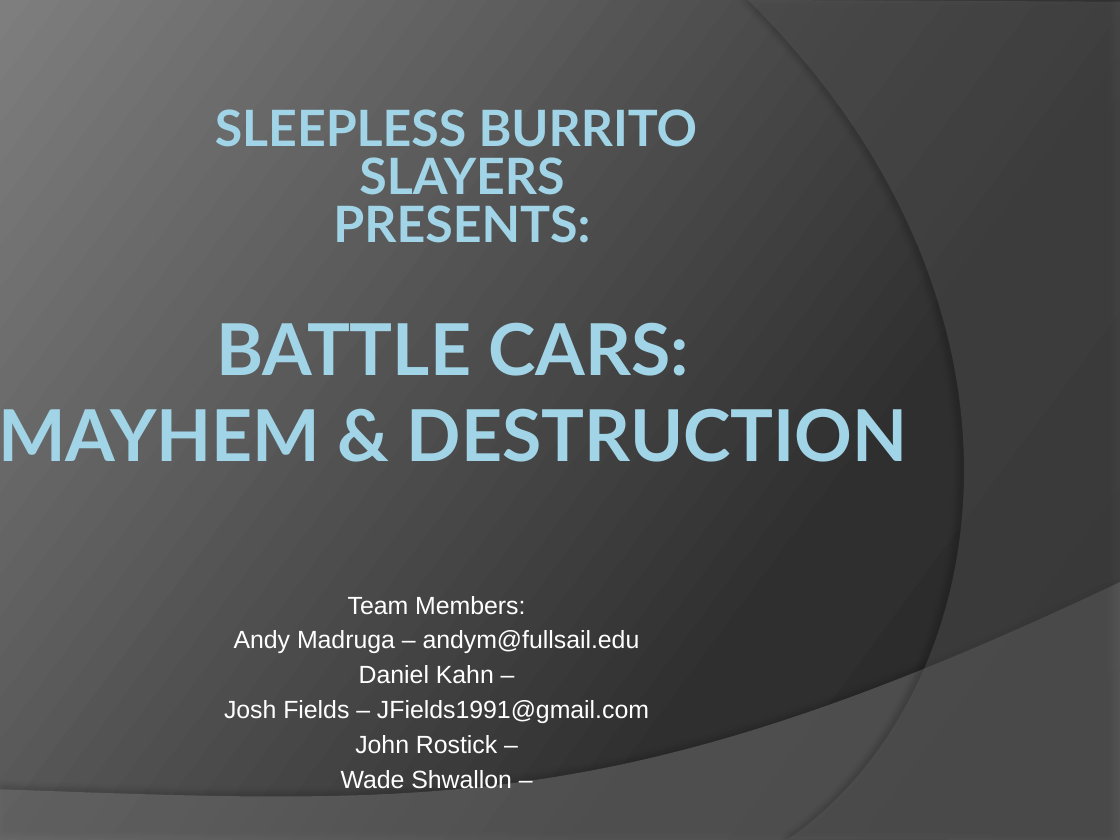
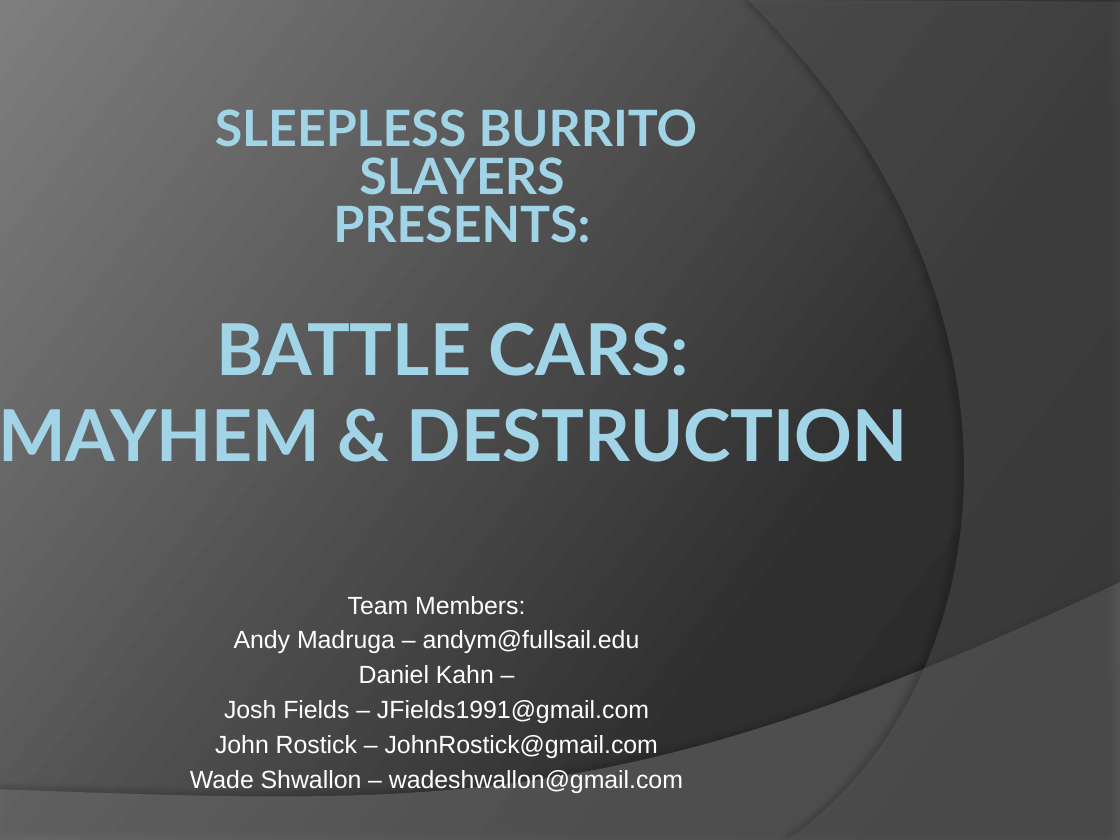
Before and after one commit to FiveFourFive/battle-cars, a slide deck: slide 1 of Trunk/Battle Cars.pptx. Drawn at 1120x840 pixels with LibreOffice and Linux fonts; fonts in the diff are those of the drawing. Boxes give left, top, right and bottom in pixels: in the first picture for what was removed or moved away, otherwise in the second. Text is boxed around its words. In the diff, an @@ line names an element or a change of style, - is before the commit and + after.

```diff
--- a/Trunk/Battle Cars.pptx
+++ b/Trunk/Battle Cars.pptx
@@ subtitle at (190, 735, 683, 793): text changed @@
-John Rostick –
-Wade Shwallon –
+John Rostick – JohnRostick@gmail.com
+Wade Shwallon – wadeshwallon@gmail.com
```
